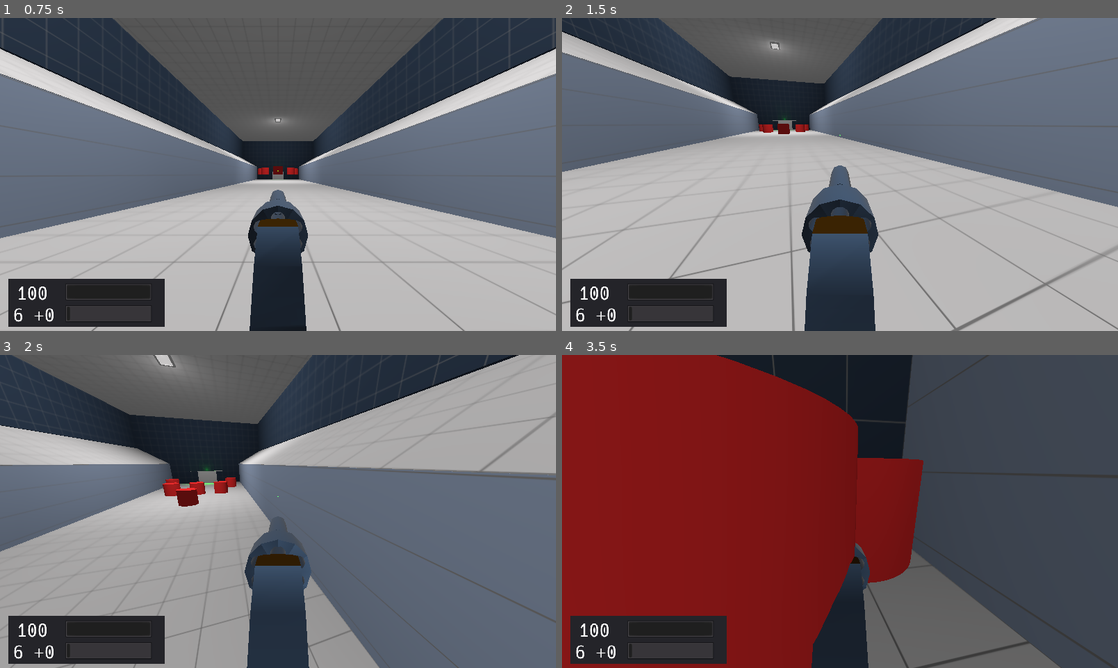
Above: before the commit, frames 1-4 (two rows, left to right).
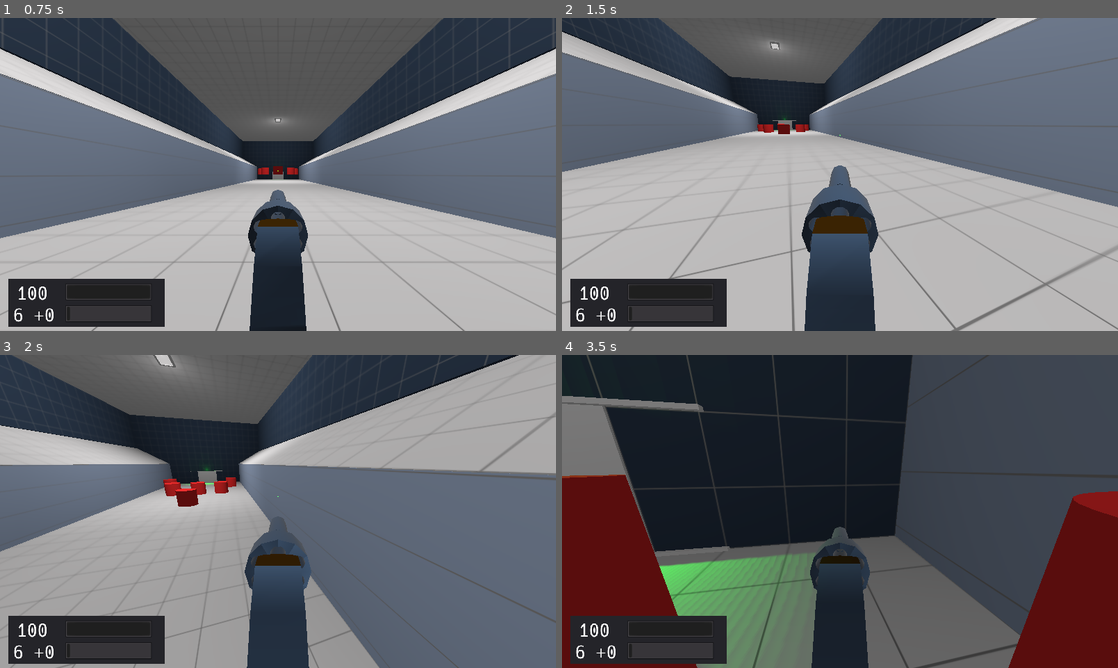
Above: after the commit, the same moments.

Repository: duckinator/keress
Game: Godot game, scene res://menus/MainMenu.tscn
Same seed, same stepped clock (60 frames per second), same inputs: the game is played once before the commit and once after it.
Inputs (mouse positions are in pixels of both pictures, inside the frame that each line leads up to):
- Up to frame 1 (0.75 s): click "New Game" at 0.5 s
- Up to frame 2 (1.5 s): tap Enter (ui_accept) at 1.25 s; move the mouse to (867, 174) at 1.27 s; press the mouse at (867, 174) at 1.28 s; hold W (movement_forward) from 1.28 s (still down)
- Up to frame 3 (2 s): keep holding W (movement_forward); tap Space (movement_jump) at 1.52 s
- Up to frame 4 (3.5 s): keep holding W (movement_forward); move the mouse to (812, 511) at 2.02 s; release the mouse at (812, 511) at 2.03 s; right-click (812, 511) at 2.1 s; tap Space (movement_jump) at 2.27 s; move the mouse to (851, 505) at 2.77 s; tap Shift (movement_crouch) at 2.85 s

Frame 1 is identical in both runs. In frame 2, less than 0.1% of the frame differs, in the area x 35-44%, y 33-38%; in frame 3, less than 0.1%; in frame 4, 56%, in the area x 0-100%, y 0-100%.

Commit message:
Allow enemies to roll around on their sides

Diff:
--- a/src/enemies/enemy1/Enemy1.gd
+++ b/src/enemies/enemy1/Enemy1.gd
@@ -43,7 +43,7 @@
 func _ready():
 	self.health = MAX_HEALTH
 	self.mass = MASS
-	self.mode = MODE_CHARACTER
+	#self.mode = MODE_CHARACTER
 
 	set_contact_monitor(true)
 	set_max_contacts_reported(5)
